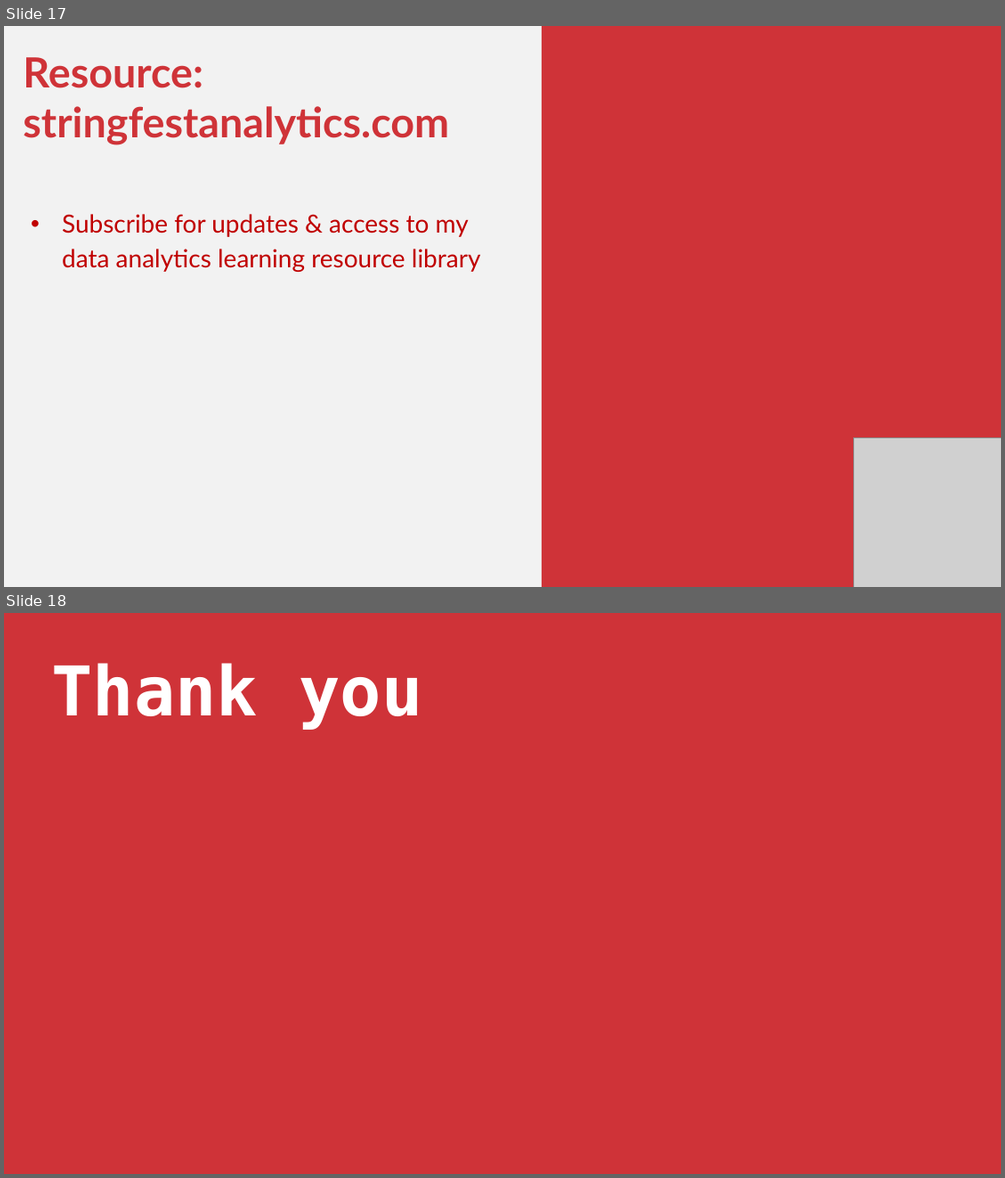
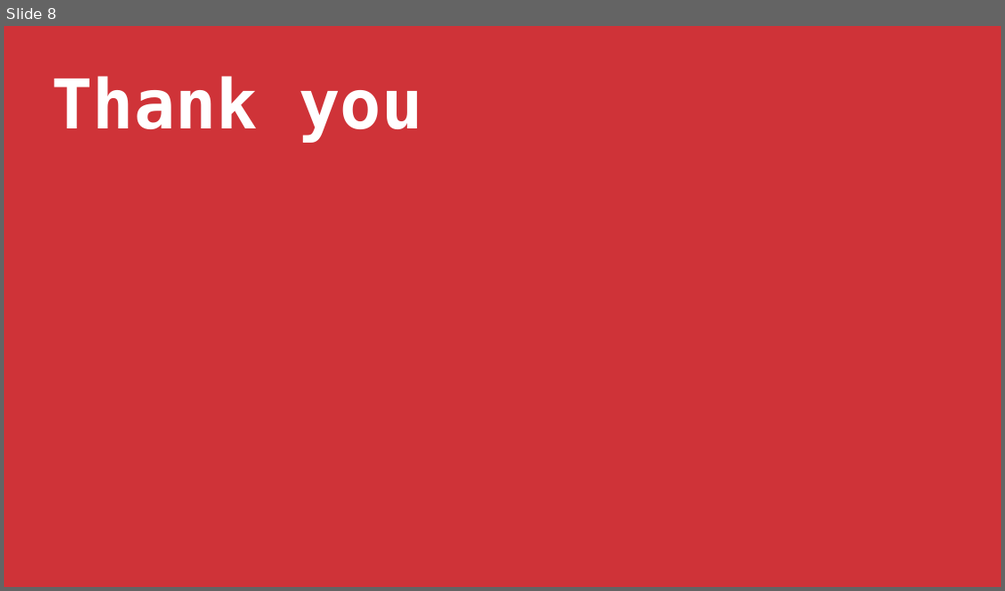
Before and after one commit to stringfestdata/first-steps-power-automate, a slide deck: first-steps-power-automate.pptx. Shown one above the other, each under a label of ours: slides 17 and 18 before the commit, slide 8 after it. The pictures are 1005x1178 and 1005x591 pixels, drawn with LibreOffice and Linux fonts; fonts in the diff are those of the drawing; grey boxes stand for pictures. Boxes give left, top, right and bottom in pixels: in the first picture for what was removed or moved away, otherwise in the second. Text is boxed around its words. In the diff, an @@ line names an element or a change of style, - is before the commit and + after.

```diff
--- a/first-steps-power-automate.pptx
+++ b/first-steps-power-automate.pptx
@@ slide 17 removed at (4,26,1001,587), background #F2F2F2 @@
@@ rectangle removed at (542,26,1001,587) @@
@@ text removed at (23,57,480,272) @@
-Resource: stringfestanalytics.com
-• Subscribe for updates & access to my data analytics learning resource library
@@ picture removed at (853,437,1001,587) @@
@@ what was slide 18 is now slide 8 @@
```
Also in this commit, not shown: 2 slides changed, 3 slides added, 12 other slides removed.
